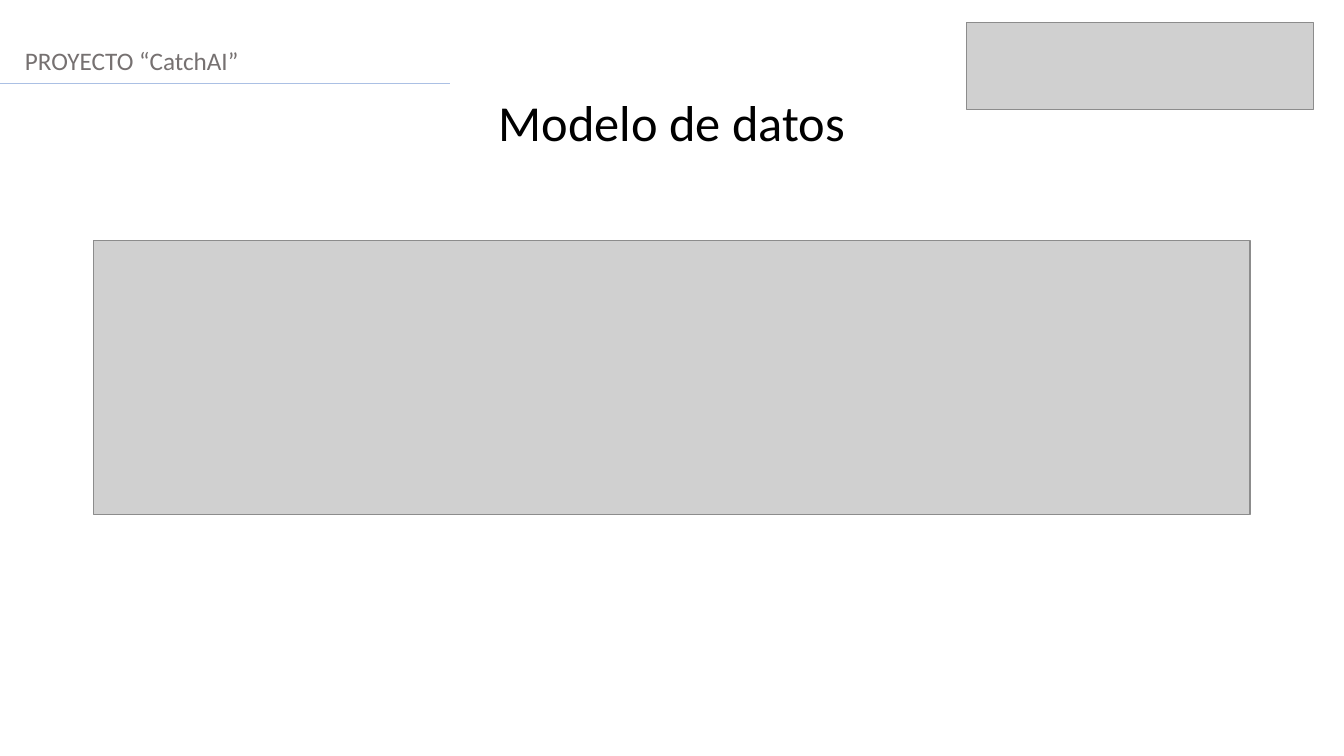
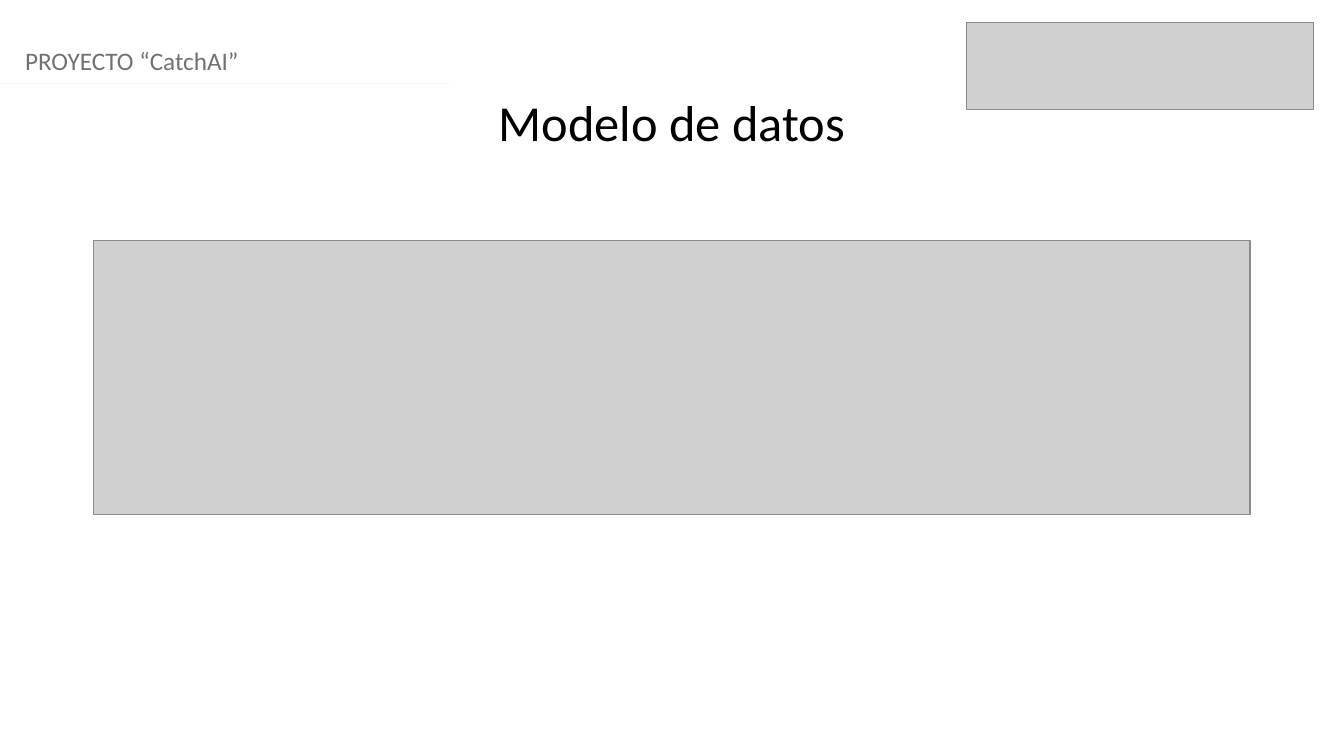
Before and after one commit to eypino/CatchAI, a slide deck: slide 10 of Fase 3/Evidencias Grupales/Presentación Final del proyecto (Español).pptx. Drawn at 1344x756 pixels with LibreOffice and Linux fonts; fonts in the diff are those of the drawing; grey boxes stand for pictures. Boxes give left, top, right and bottom in pixels: in the first picture for what was removed or moved away, otherwise in the second. Text is boxed around its words. In the diff, an @@ line names an element or a change of style, - is before the commit and + after.

```diff
--- a/Fase 3/Evidencias Grupales/Presentación Final del proyecto (Español).pptx
+++ b/Fase 3/Evidencias Grupales/Presentación Final del proyecto (Español).pptx
@@ text "PROYECTO “CatchAI”" at [25, 52, 238, 70]: text colour #767171 to #757070 @@
@@ line (0, 84) - (451, 84): stroke #ABC0E4 1.25 pt to #F5F7FC 1.25 pt @@
```
Also in this commit, not shown: 11 other slides changed.
